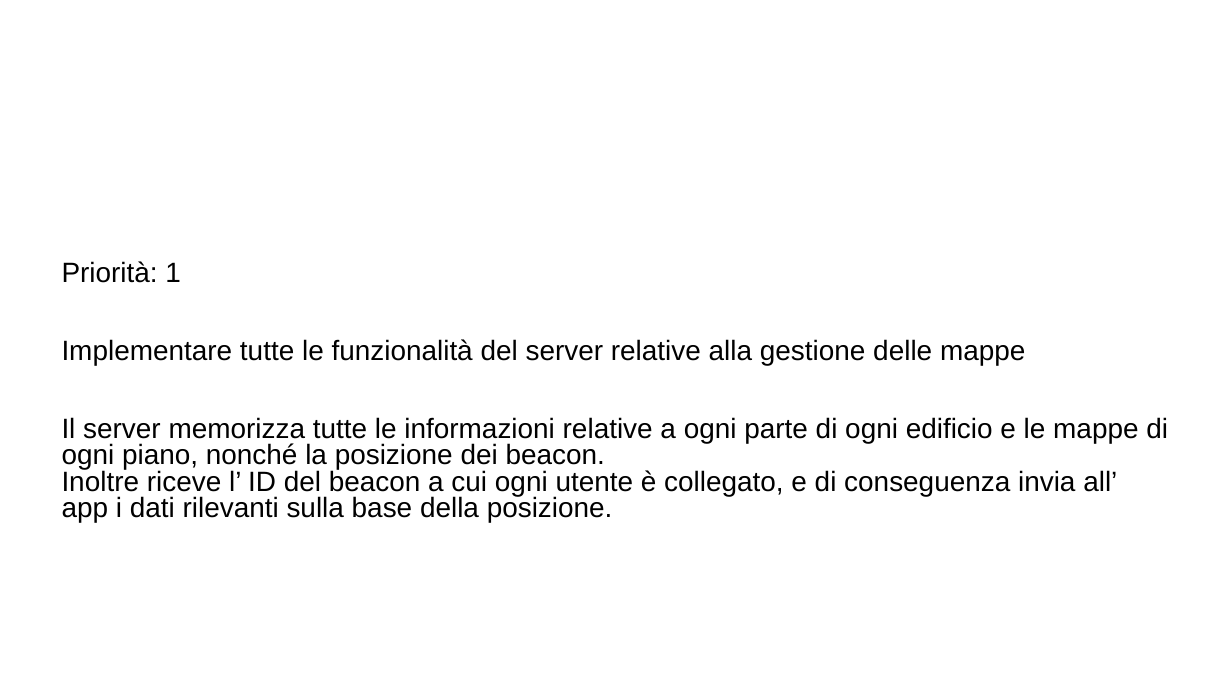
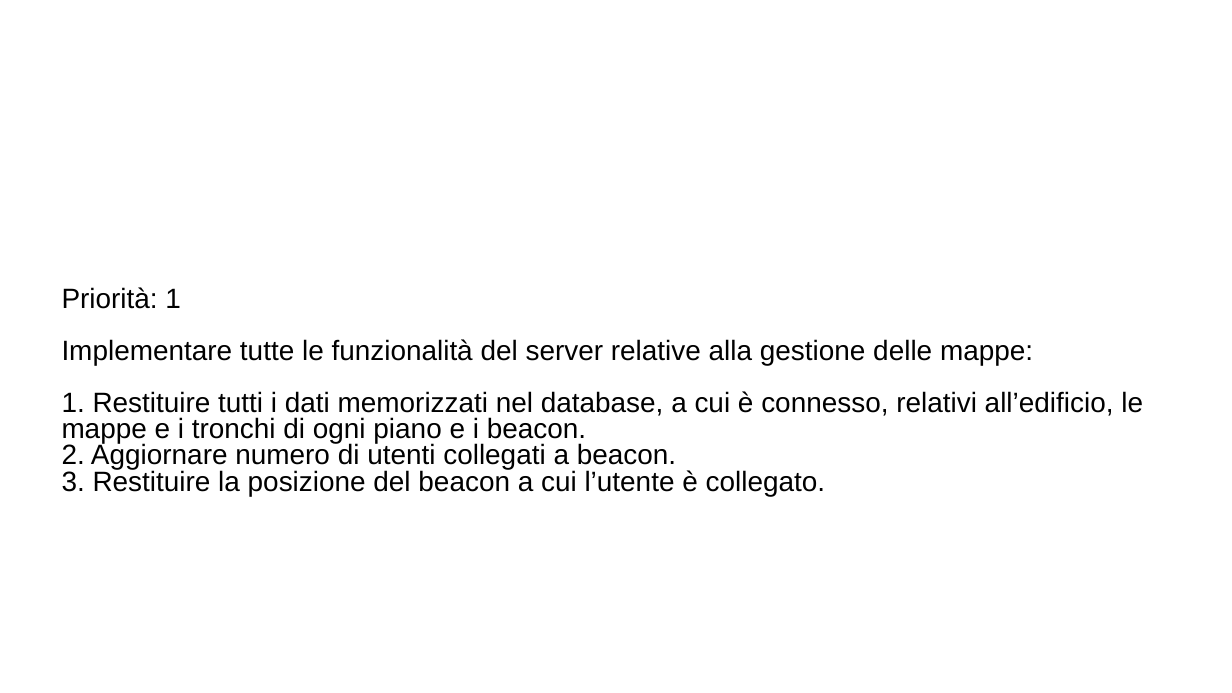
Before and after one commit to ecorradini/ProgettoIDS, a slide deck: slide 3 of AnalisiRequisiti/User Stories/UserStoriesNuova.ppt. Drawn at 1232x693 pixels with LibreOffice and Linux fonts; fonts in the diff are those of the drawing; background and template pictures are left out. Boxes give left, top, right and bottom in pixels: in the first picture for what was removed or moved away, otherwise in the second. Text is boxed around its words. In the diff, an @@ line names an element or a change of style, - is before the commit and + after.

```diff
--- a/AnalisiRequisiti/User Stories/UserStoriesNuova.ppt
+++ b/AnalisiRequisiti/User Stories/UserStoriesNuova.ppt
@@ text at (62,339,1143,496): text changed @@
-Implementare tutte le funzionalità del server relative alla gestione delle mappe
-Il server memorizza tutte le informazioni relative a ogni parte di ogni edificio e le mappe di ogni piano, nonché la posizione dei beacon.
-Inoltre riceve l’ ID del beacon a cui ogni utente è collegato, e di conseguenza invia all’ app i dati rilevanti sulla base della posizione.
+Implementare tutte le funzionalità del server relative alla gestione delle mappe:
+1. Restituire tutti i dati memorizzati nel database, a cui è connesso, relativi all’edificio, le mappe e i tronchi di ogni piano e i beacon.
+2. Aggiornare numero di utenti collegati a beacon.
+3. Restituire la posizione del beacon a cui l’utente è collegato.
```
Also in this commit, not shown: 1 other slide changed, 3 other files.
